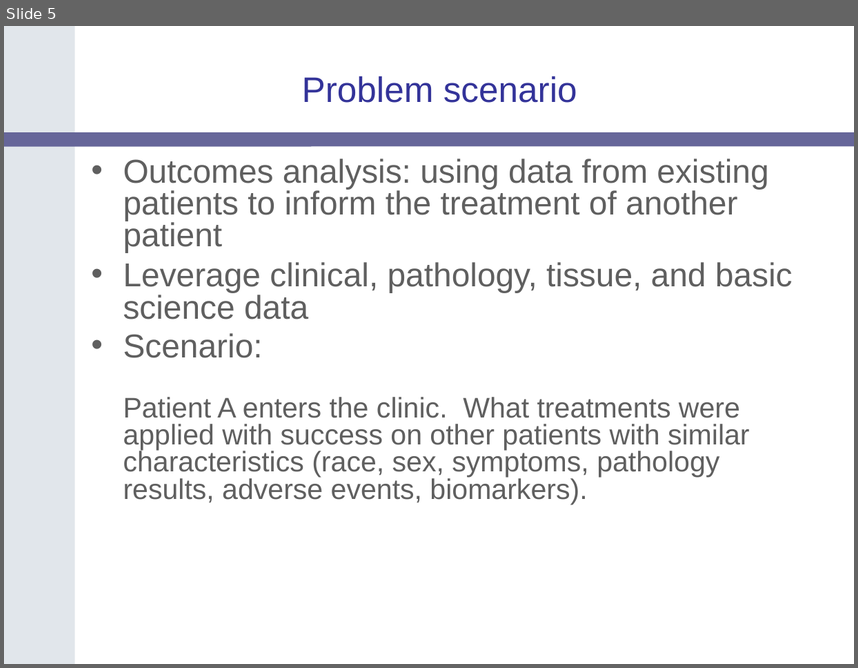
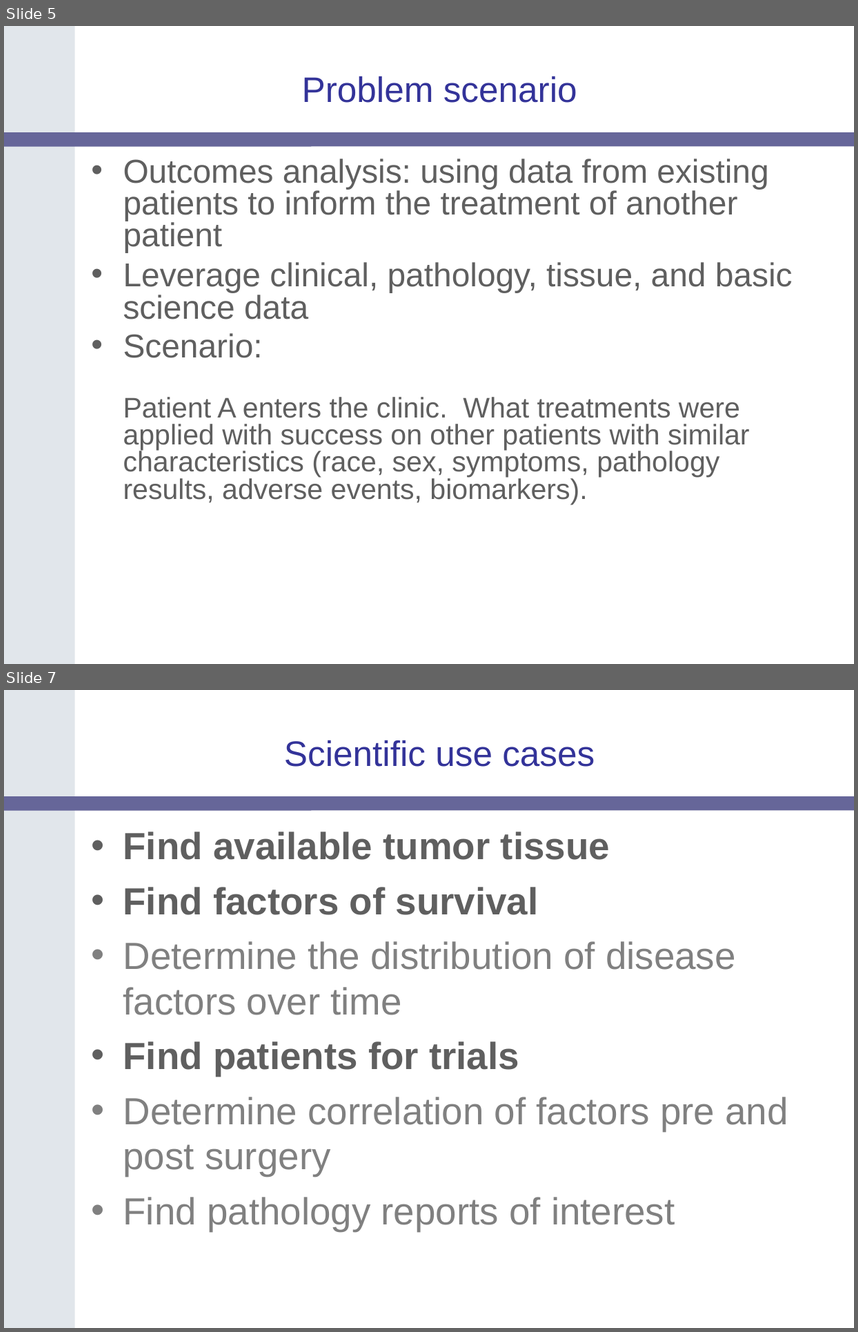
Before and after one commit to NCIP/catrip, a slide deck: catrip/documentation/presentations/catrip_beta_demo_2006_11_01/catrip_demo_2006_11_01.ppt. Shown one above the other, each under a label of ours: slide 5 before the commit, slides 5 and 7 after it; the slides between them are not shown. The pictures are 858x668 and 858x1332 pixels, drawn with LibreOffice and Linux fonts; fonts in the diff are those of the drawing; background and template pictures are left out. Boxes give left, top, right and bottom in pixels: in the first picture for what was removed or moved away, otherwise in the second. Text is boxed around its words. In the diff, an @@ line names an element or a change of style, - is before the commit and + after.

```diff
--- a/catrip/documentation/presentations/catrip_beta_demo_2006_11_01/catrip_demo_2006_11_01.ppt
+++ b/catrip/documentation/presentations/catrip_beta_demo_2006_11_01/catrip_demo_2006_11_01.ppt
@@ slide 7 added at (4,690,854,1328), background #FFFFFF; not listed: 2 template elements that a slide beside it also shows @@
@@ title added at (284,740,595,767), 30 pt, text #333399 @@
+Scientific use cases
@@ text added at (123,831,788,1231), 32 pt, text #808080 @@
+• Find available tumor tissue
+• Find factors of survival
+• Determine the distribution of disease factors over time
+• Find patients for trials
+• Determine correlation of factors pre and post surgery
+• Find pathology reports of interest
```
Also in this commit, not shown: 15 other slides added.
